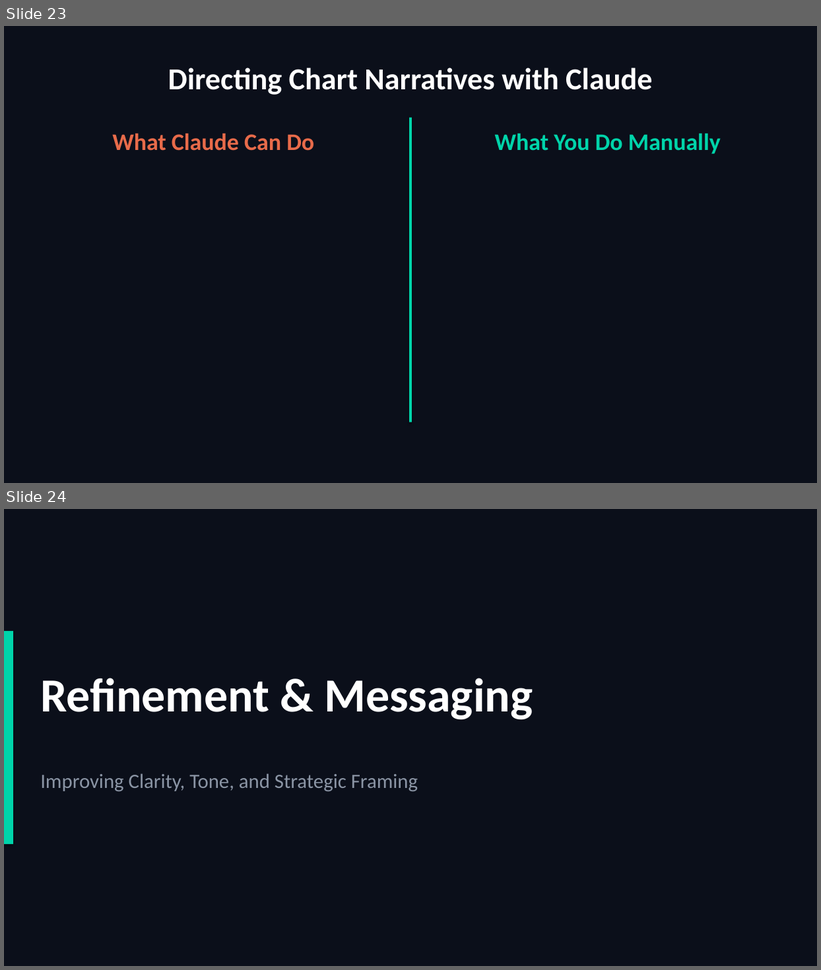
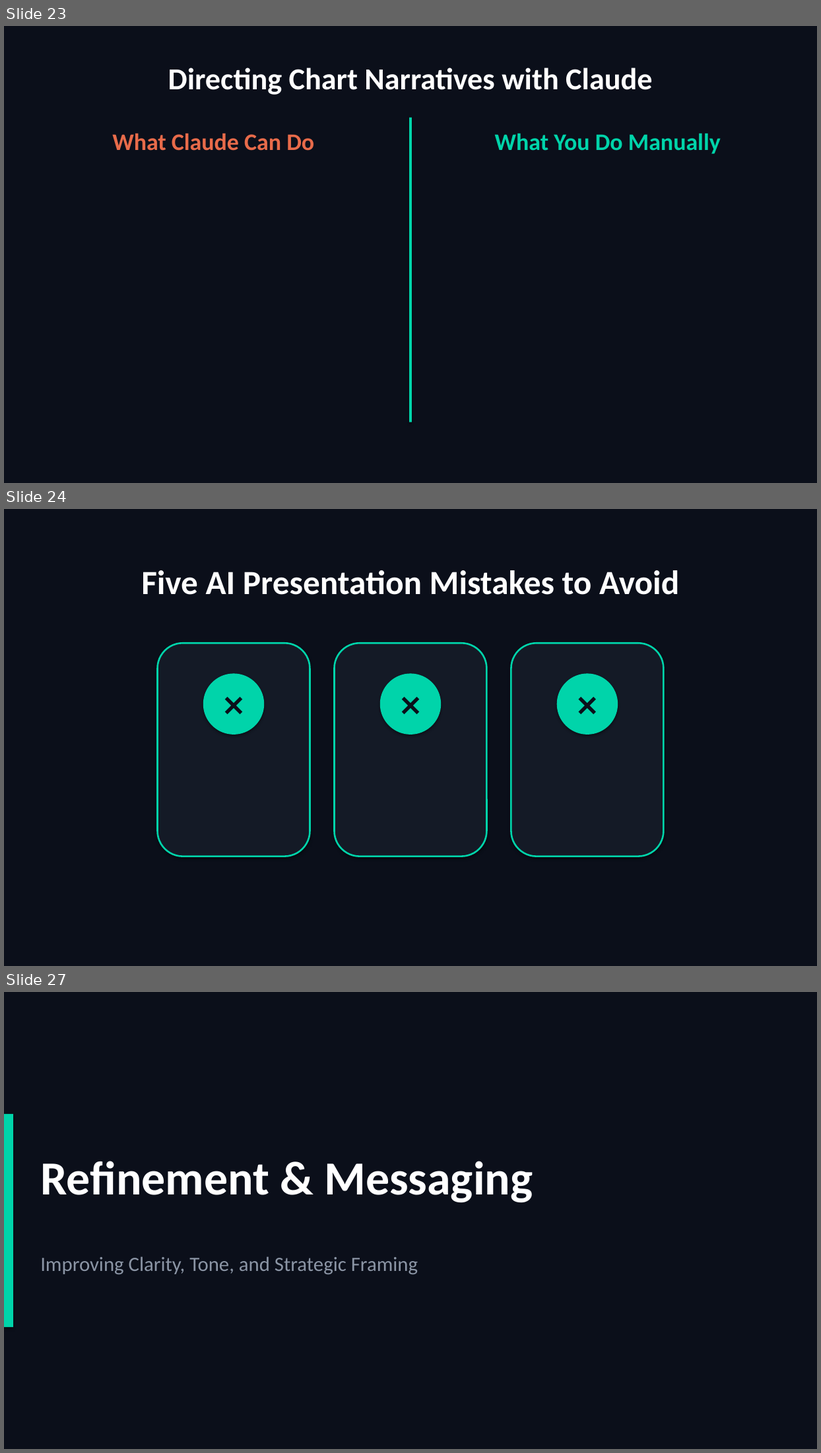
Before and after one commit to scottrhay/AIA-ClaudeCopilot, a slide deck: slides/Business Users/S3_PowerPoint_Executive.pptx. Shown one above the other, each under a label of ours: slides 23 and 24 before the commit, slides 23, 24 and 27 after it; the slides between them are not shown. The pictures are 821x970 and 821x1453 pixels, drawn with LibreOffice and Linux fonts; fonts in the diff are those of the drawing. Boxes give left, top, right and bottom in pixels: in the first picture for what was removed or moved away, otherwise in the second. Text is boxed around its words. In the diff, an @@ line names an element or a change of style, - is before the commit and + after.

```diff
--- a/slides/Business Users/S3_PowerPoint_Executive.pptx
+++ b/slides/Business Users/S3_PowerPoint_Executive.pptx
@@ slide 24 added at <box>4,509,817,966</box>, background #0B0F1A @@
@@ text added at <box>141,570,679,595</box>, 40 pt, text #FFFFFF, bold @@
+Five AI Presentation Mistakes to Avoid
@@ rounded rectangle added at <box>158,643,310,857</box>, fill #141A26, outline #00D4AA 2 pt @@
@@ rounded rectangle added at <box>335,643,487,857</box>, fill #141A26, outline #00D4AA 2 pt @@
@@ rounded rectangle added at <box>512,643,664,857</box>, fill #141A26, outline #00D4AA 2 pt @@
@@ ellipse added at <box>203,674,265,735</box>, fill #00D4AA @@
@@ text added at <box>203,674,265,735</box>, 36 pt, text #0B0F1A, bold @@
+❌
@@ ellipse added at <box>380,674,442,735</box>, fill #00D4AA @@
@@ text added at <box>380,674,442,735</box>, 36 pt, text #0B0F1A, bold @@
+❌
@@ ellipse added at <box>557,674,618,735</box>, fill #00D4AA @@
@@ text added at <box>557,674,618,735</box>, 36 pt, text #0B0F1A, bold @@
+❌
@@ what was slide 24 is now slide 27 @@
```
Also in this commit, not shown: 1 slide changed, 3 other slides added, 1 other file.
